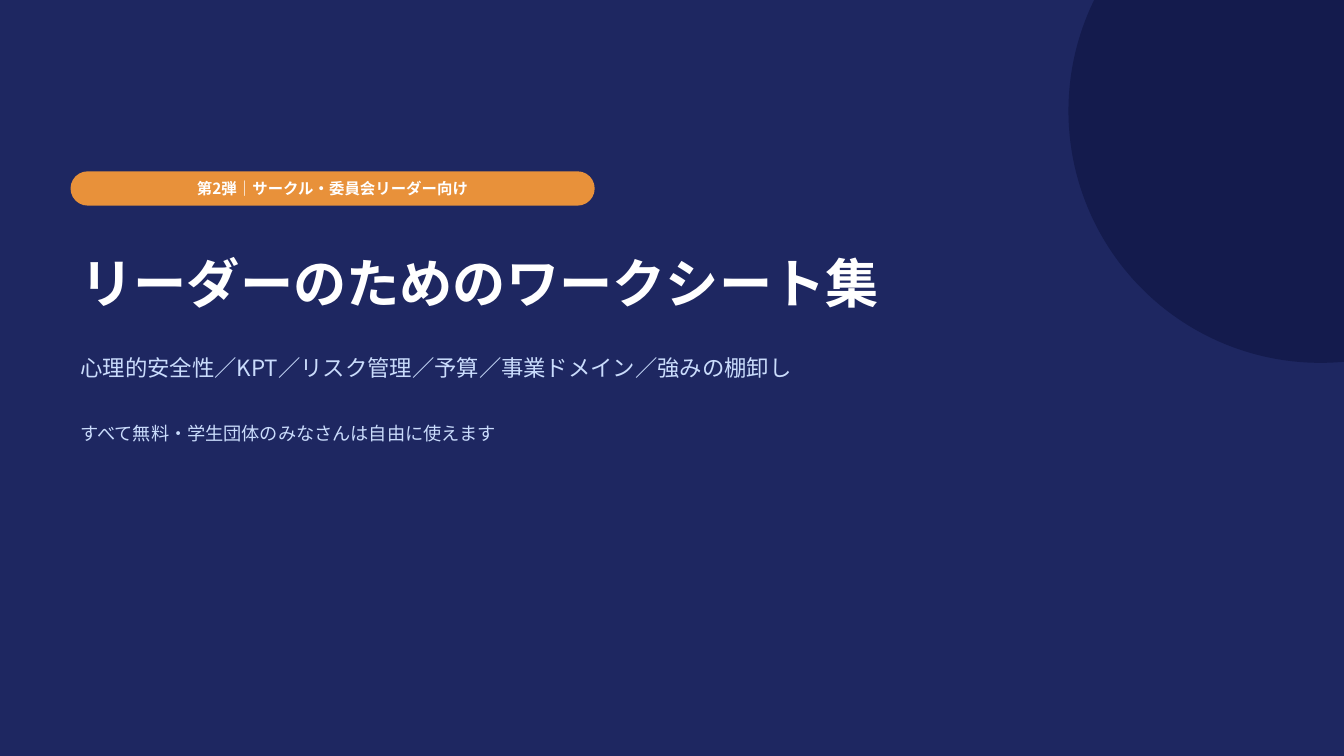
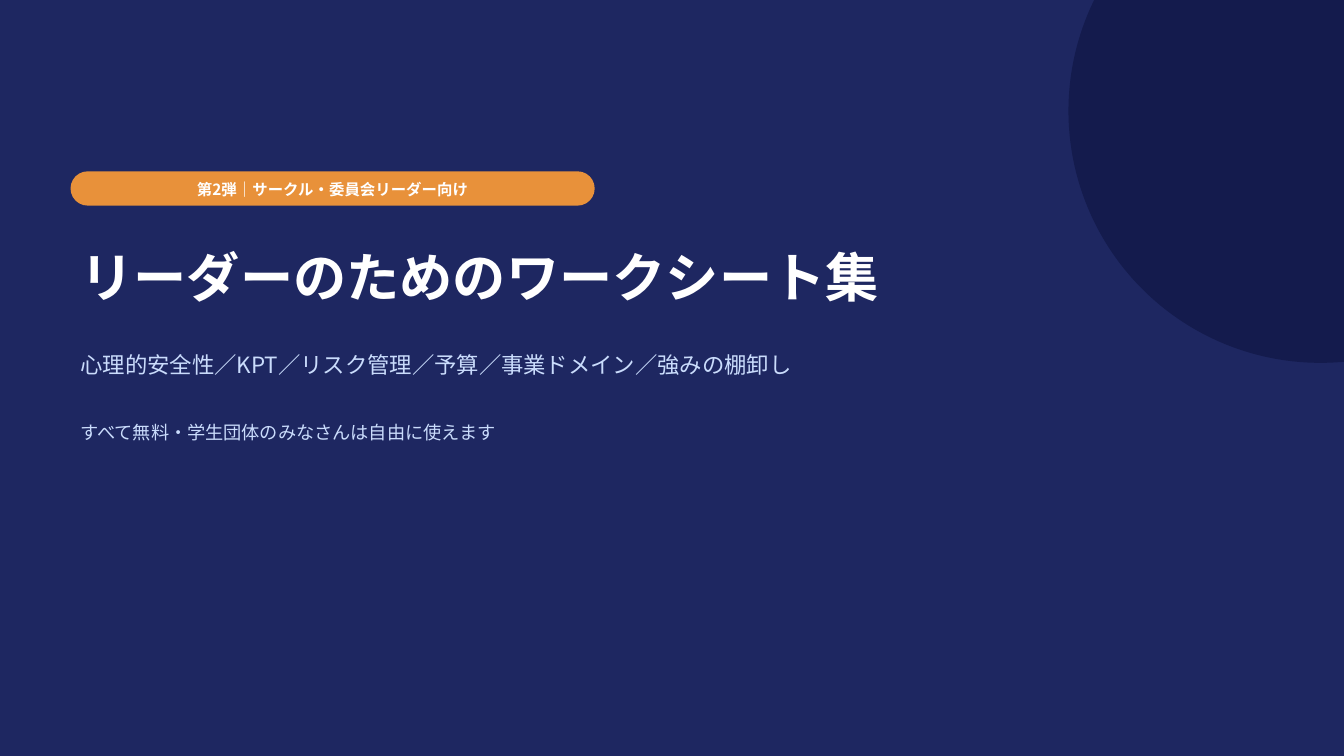
Before and after one commit to KyomaSuzuki/learder-worksheet, a slide deck: slide 1 of downloads/worksheets-vol2.pptx. Drawn at 1344x756 pixels with LibreOffice and Linux fonts; fonts in the diff are those of the drawing. Boxes give left, top, right and bottom in pixels: in the first picture for what was removed or moved away, otherwise in the second. Text is boxed around its words. In the diff, an @@ line names an element or a change of style, - is before the commit and + after.

Commit message:
ワークシートの修正

```diff
--- a/downloads/worksheets-vol2.pptx
+++ b/downloads/worksheets-vol2.pptx
@@ text "リーダーのためのワークシート集" at [80,251,878,302]: line spacing 1 to 1.12; vertical alignment middle to top @@
@@ text "心理的安全性／KPT／リスク管理／予算／事業ドメイン／強みの棚卸し" at [80,354,791,375]: line spacing 1 to 1.12; vertical alignment middle to top @@
```
Also in this commit, not shown: 13 other slides changed, 33 other files.
